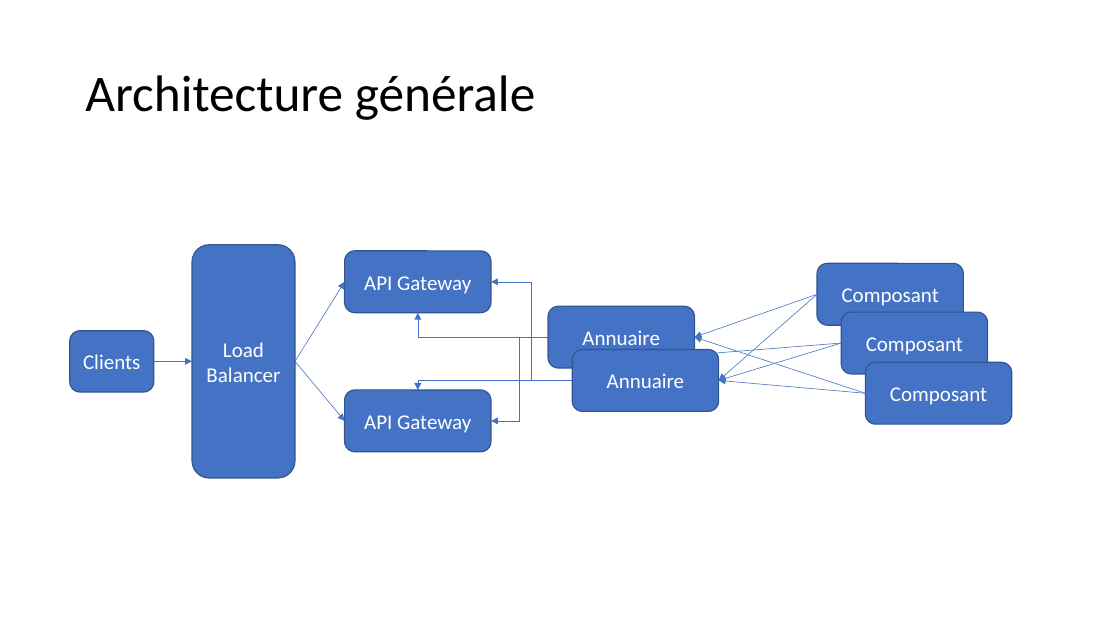
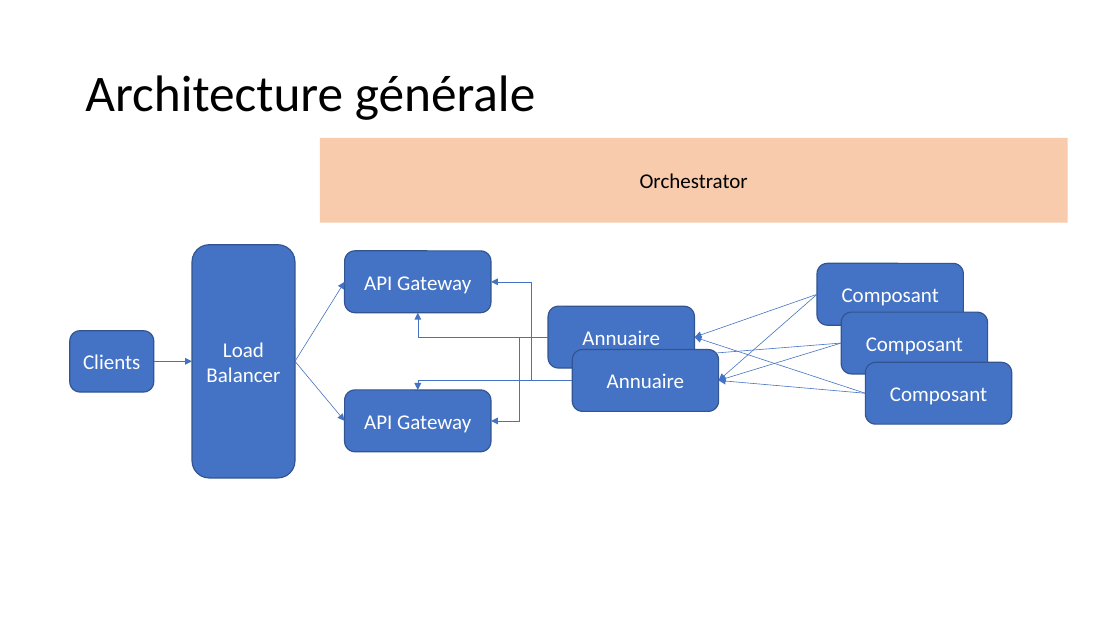
Before and after one commit to apulcino/MSAFO, a slide deck: slide 7 of maquette.pptx. Drawn at 1120x630 pixels with LibreOffice and Linux fonts; fonts in the diff are those of the drawing. Boxes give left, top, right and bottom in pixels: in the first picture for what was removed or moved away, otherwise in the second. Text is boxed around its words. In the diff, an @@ line names an element or a change of style, - is before the commit and + after.

```diff
--- a/maquette.pptx
+++ b/maquette.pptx
@@ rectangle added at (x1=320, y1=138, x2=1068, y2=223), fill #F8CBAD, 18 pt, text #000000 @@
+Orchestrator
```
Also in this commit, not shown: 11 other slides changed.
